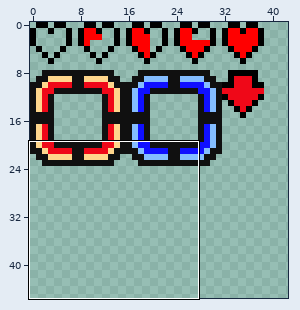
Sprite sheet -- assets/ui.png. The first picture is a wide view before the edit; the outline marks the close-up.
Close-up. Old version:
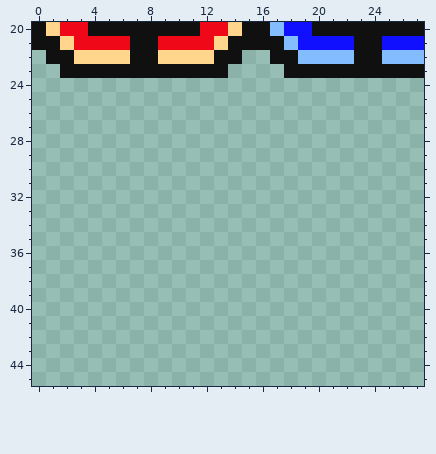
The file is 64x64 pixels. Shown: x 0..27, y 20..45. The old version is drawn lined up with the new one, on the new canvas. The wide view leaves out empty margins.
New version:
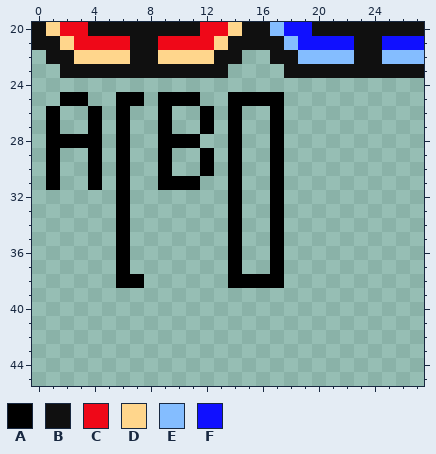
Palette (. is transparent): A #000000  B #101010  C #ef0818  D #ffd68c  E #84bdff  F #1010ff
What changed:
canvas 64x64 -> 128x64
y 25: x 2..3 .. -> AA; x 6..7 .. -> AA; x 9..11 ... -> AAA; x 14..17 .... -> AAAA
y 26..27: x 1 . -> A; x 4 . -> A; x 6 . -> A; x 9 . -> A; x 12 . -> A; x 14 . -> A; x 17 . -> A
y 28: x 1..4 .... -> AAAA; x 6 . -> A; x 9..11 ... -> AAA; x 14 . -> A; x 17 . -> A
y 29..30: x 1 . -> A; x 4 . -> A; x 6 . -> A; x 9 . -> A; x 12 . -> A; x 14 . -> A; x 17 . -> A
y 31: x 1 . -> A; x 4 . -> A; x 6 . -> A; x 9..11 ... -> AAA; x 14 . -> A; x 17 . -> A
y 32..37: x 6 . -> A; x 14 . -> A; x 17 . -> A
y 38: x 6..7 .. -> AA; x 14..17 .... -> AAAA
